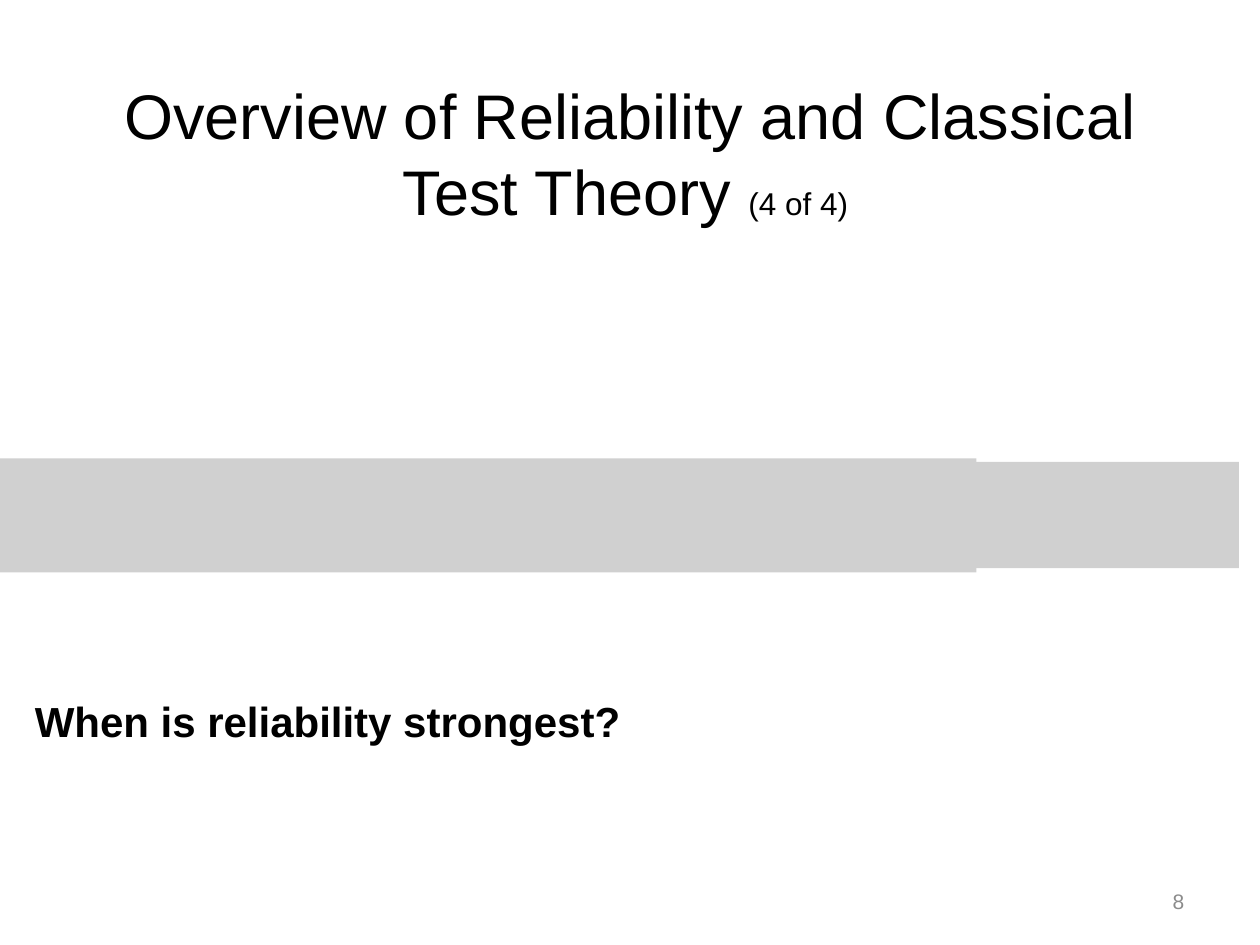
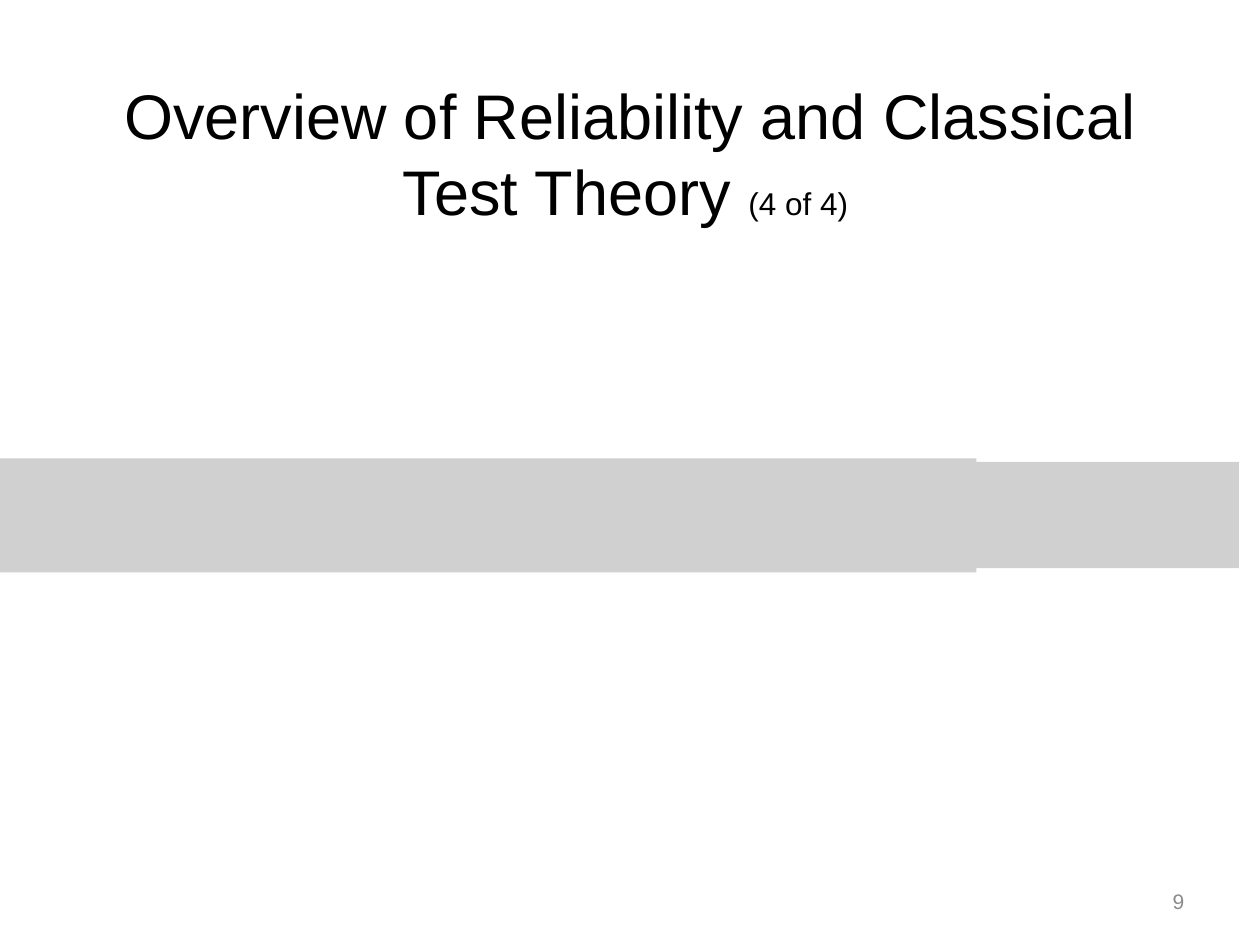
Before and after one commit to npm27/Teaching-Materials, a slide deck: slide 9 of Tests and Eval/Fall 25/Slides/5 Chapter 5.pptx (slide 8 before the commit). Drawn at 1260x945 pixels with LibreOffice and Linux fonts; fonts in the diff are those of the drawing; grey boxes stand for pictures. Boxes give left, top, right and bottom in pixels: in the first picture for what was removed or moved away, otherwise in the second. Text is boxed around its words. In the diff, an @@ line names an element or a change of style, - is before the commit and + after.

Commit message:
Stats Class fun

```diff
--- a/Tests and Eval/Fall 25/Slides/5 Chapter 5.pptx
+++ b/Tests and Eval/Fall 25/Slides/5 Chapter 5.pptx
@@ text removed at <box>35,706,620,745</box> @@
-When is reliability strongest?
@@ page number at <box>1173,894,1185,909</box>: text changed @@
-8
+9
```
Also in this commit, not shown: 3 other slides changed, 4 slides added, 39 other files.
